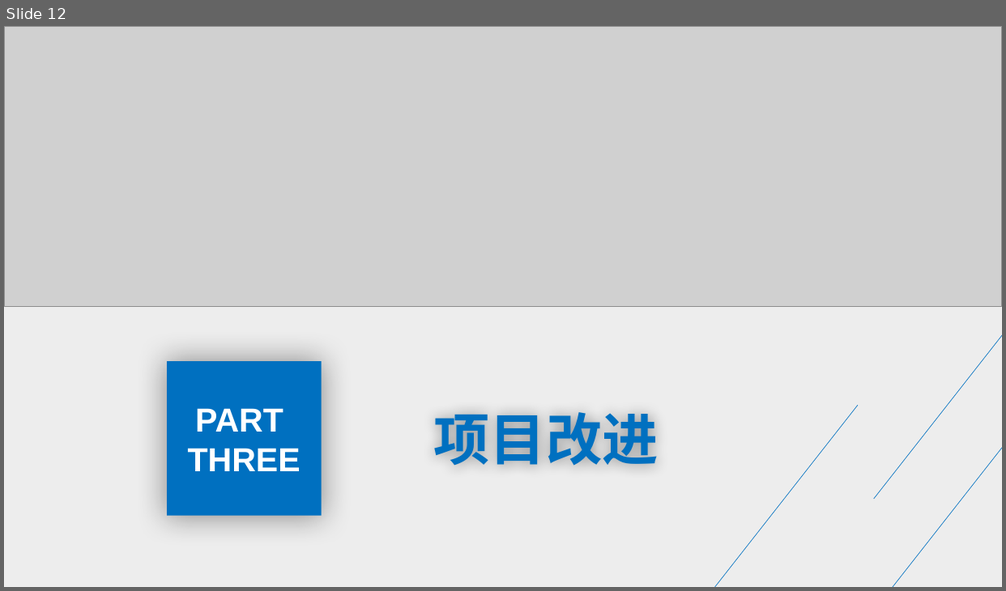
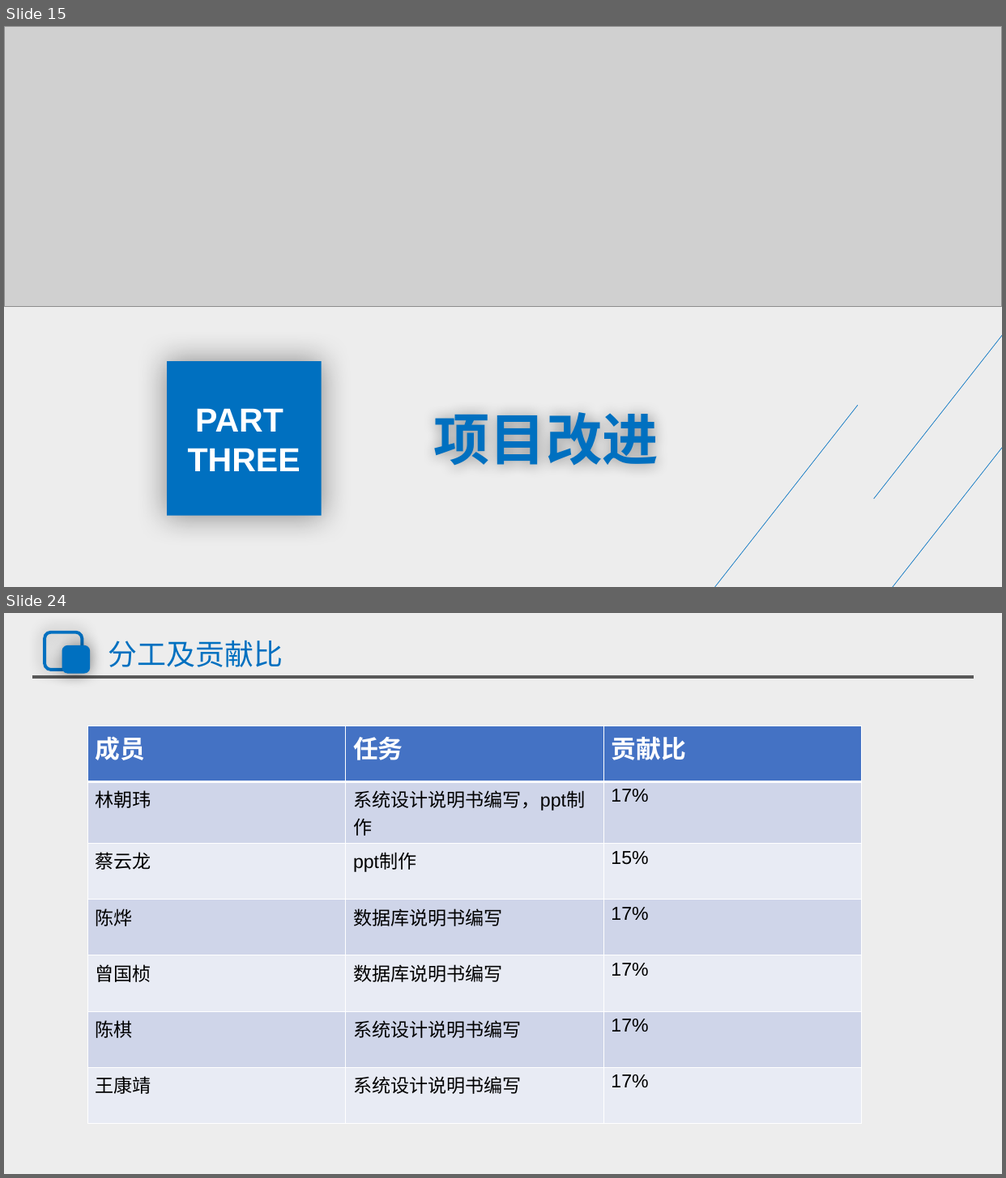
Before and after one commit to group21-sudo/practice_project, a slide deck: 座位检测预约系统_系统设计和数据库设计答辩.pptx. Shown one above the other, each under a label of ours: slide 12 before the commit, slides 15 and 24 after it; the slides between them are not shown. The pictures are 1006x591 and 1006x1178 pixels, drawn with LibreOffice and Linux fonts; fonts in the diff are those of the drawing; grey boxes stand for pictures. Boxes give left, top, right and bottom in pixels: in the first picture for what was removed or moved away, otherwise in the second. Text is boxed around its words. In the diff, an @@ line names an element or a change of style, - is before the commit and + after.

```diff
--- a/座位检测预约系统_系统设计和数据库设计答辩.pptx
+++ b/座位检测预约系统_系统设计和数据库设计答辩.pptx
@@ slide 24 added at (x1=4, y1=613, x2=1002, y2=1174), background #FFFFFF; not listed: 1 template element that a slide beside it also shows @@
@@ rounded rectangle added at (x1=44, y1=632, x2=82, y2=670), outline #0070C0 3 pt @@
@@ rounded rectangle added at (x1=64, y1=647, x2=88, y2=671), fill #0070C0, outline #0070C0 3 pt @@
@@ title added at (x1=108, y1=640, x2=283, y2=667), 28 pt, text #0070C0 @@
+分工及贡献比
@@ line added from (32, 677) to (974, 677), #595959 3 pt @@
@@ table added at (x1=88, y1=726, x2=863, y2=1118), 7 rows, 3 columns @@
+成员 | 任务 | 贡献比
+林朝玮 | 系统设计说明书编写，ppt制作 | 17%
+蔡云龙 | ppt制作 | 15%
+陈烨 | 数据库说明书编写 | 17%
+曾国桢 | 数据库说明书编写 | 17%
+陈棋 | 系统设计说明书编写 | 17%
+王康靖 | 系统设计说明书编写 | 17%
@@ what was slide 12 is now slide 15 @@
```
Also in this commit, not shown: 10 slides changed, 13 other slides added, 8 slides removed, 1 other file.
